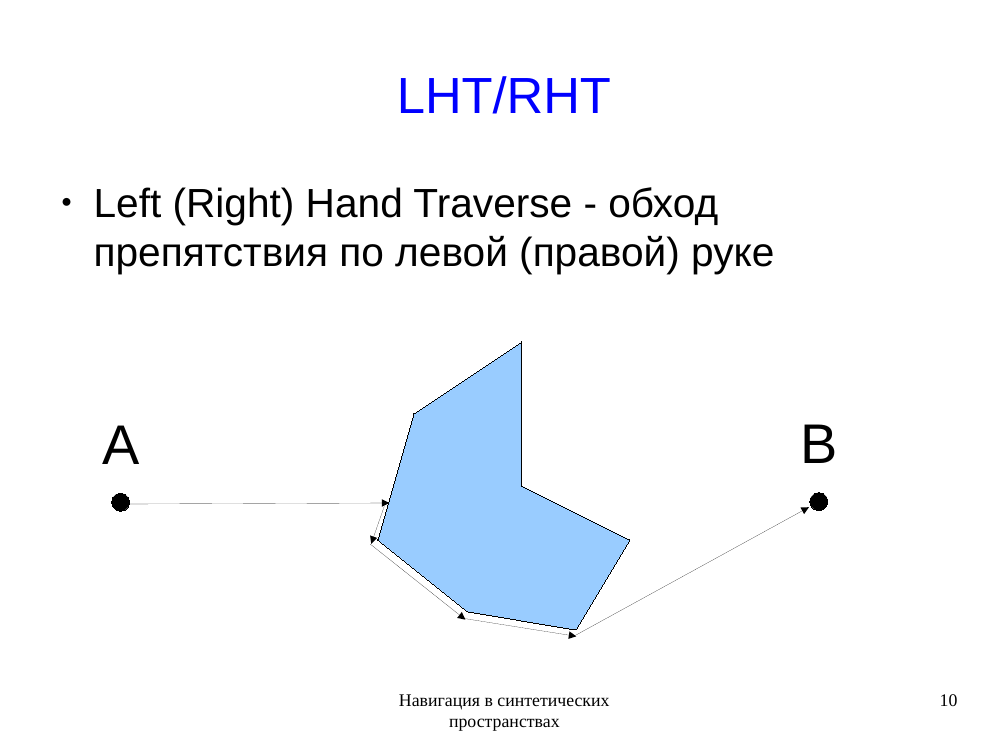
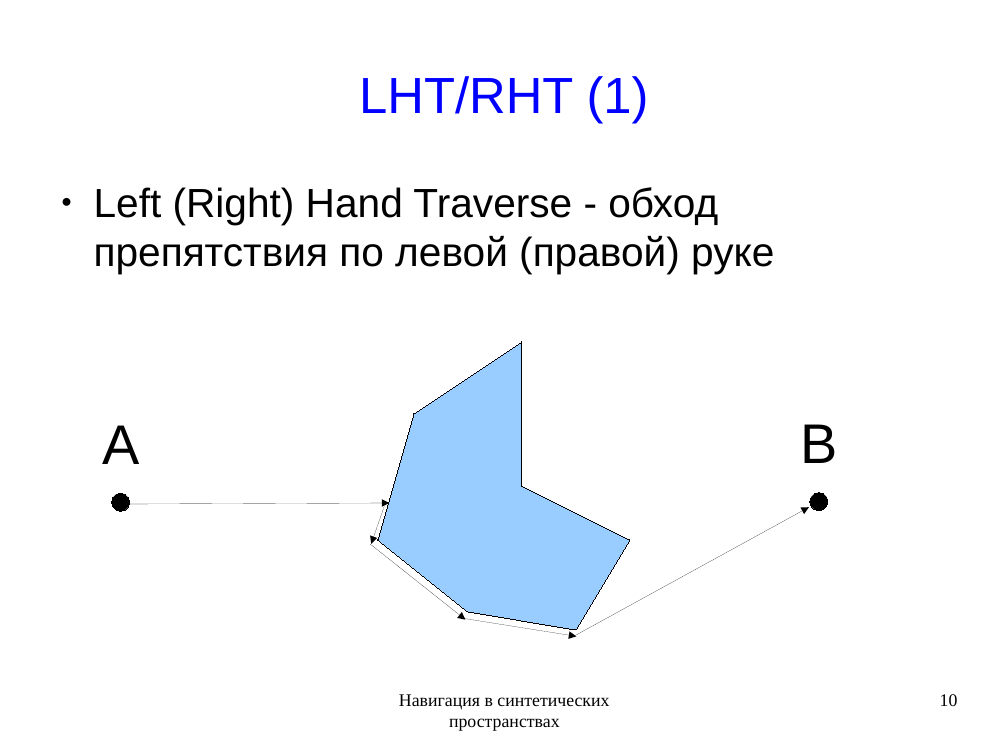
Before and after one commit to rutsky/semester09, a slide deck: slide 10 of Artificial_intelligence/Navigation_in_synthetic_space/50572_Rutsky_Navigation_in_synthetic_space.odp. Drawn at 1008x756 pixels with LibreOffice and Linux fonts; fonts in the diff are those of the drawing. Boxes give left, top, right and bottom in pixels: in the first picture for what was removed or moved away, otherwise in the second. Text is boxed around its words. In the diff, an @@ line names an element or a change of style, - is before the commit and + after.

Commit message:
WIP

```diff
--- a/Artificial_intelligence/Navigation_in_synthetic_space/50572_Rutsky_Navigation_in_synthetic_space.odp
+++ b/Artificial_intelligence/Navigation_in_synthetic_space/50572_Rutsky_Navigation_in_synthetic_space.odp
@@ title at (359,76,649,124): text changed @@
-LHT/RHT
+LHT/RHT (1)
```
Also in this commit, not shown: 1 other slide changed, 1 slide added.
